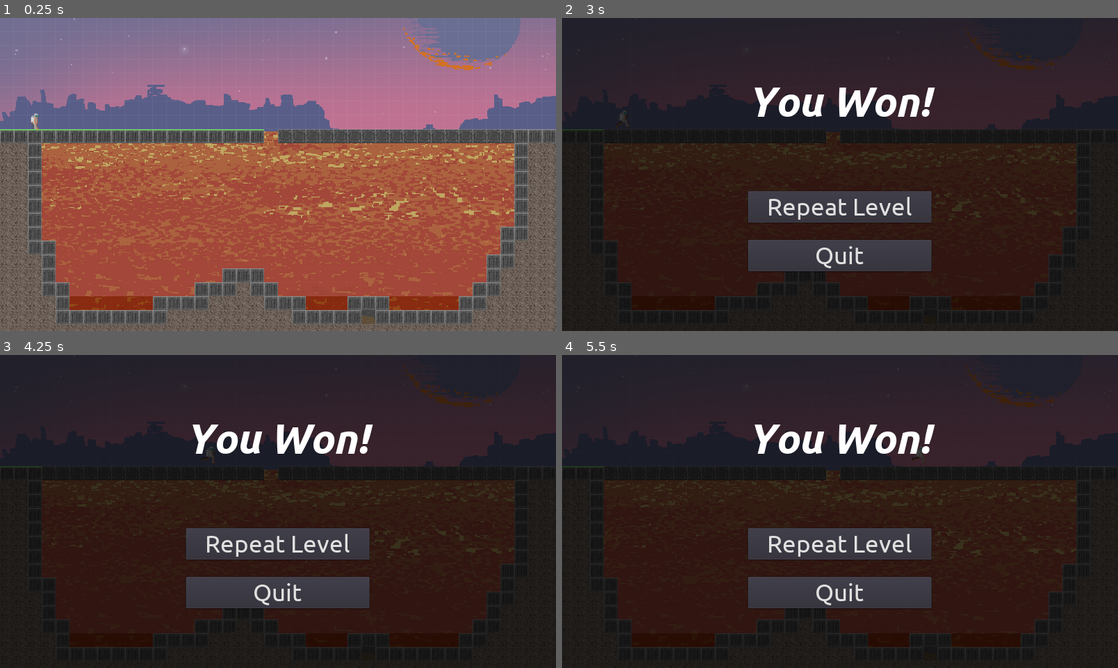
Above: before the commit, frames 1-4 (two rows, left to right).
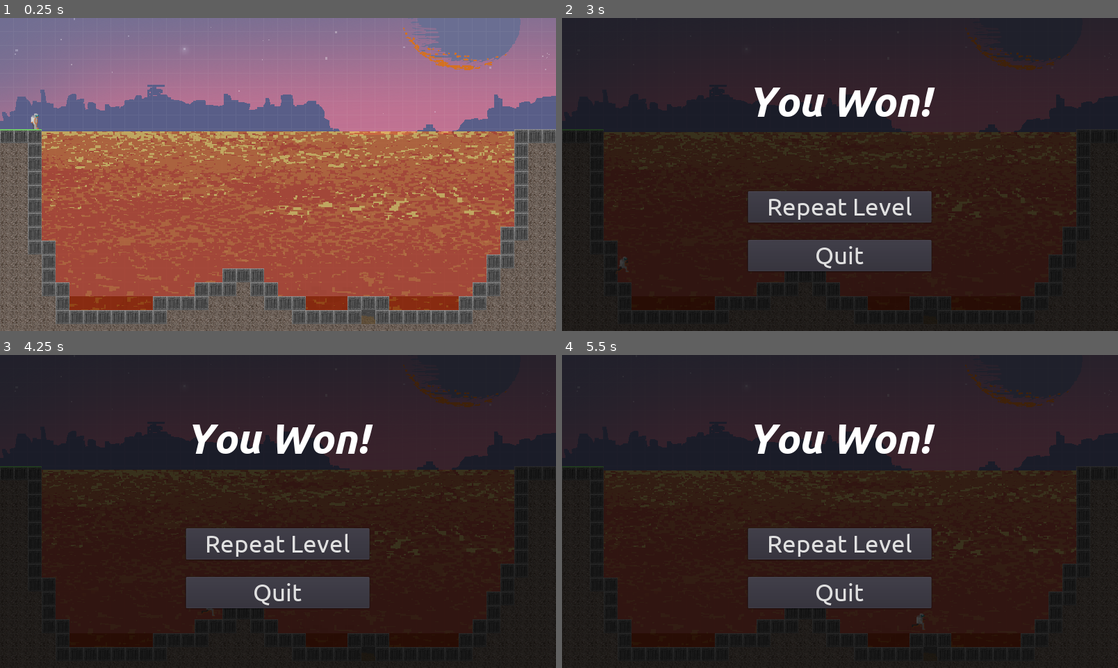
Above: after the commit, the same moments.

Repository: jtuttle/bridger
Game: Godot game, scene res://objects/levels/game/game.tscn
Two runs of this game, one before a commit and one after it. Both use one fixed random seed, a clock stepped at 60 frames per second and the inputs below.
Inputs:
- Up to frame 1 (0.25 s): no input
- Up to frame 2 (3 s): hold Escape (bring_up_ui) 0.53-1.25 s; hold Space (drop_piece) 0.53-1.25 s; click "Repeat Level" at 1.25 s; tap Up (rotate_clockwise) at 2.1 s; tap Enter at 2.75 s; hold Escape (bring_up_ui) from 2.78 s (still down); hold Down (rotate_counter_clockwise) from 2.78 s (still down)
- Up to frame 3 (4.25 s): keep holding Escape (bring_up_ui); release Down (rotate_counter_clockwise) at 3.53 s; tap Space (drop_piece) at 3.6 s
- Up to frame 4 (5.5 s): release Escape (bring_up_ui) at 4.28 s; hold Up (rotate_clockwise) 4.28-5.03 s; tap Space (drop_piece) at 5 s; tap Down (rotate_counter_clockwise) at 5.1 s

The runs differ from the first frame. In frame 1, 3.7% of the frame differs, in the area x 7-93%, y 35-40%; in frame 2, 2.8%; in frame 3, 2.6%; in frame 4, 2.5%.

Commit message:
Remove debug level and hard-coded T shapes

Diff:
--- a/objects/levels/game/game.tscn
+++ b/objects/levels/game/game.tscn
@@ -1,8 +1,8 @@
 [gd_scene load_steps=5 format=2]
 
-[ext_resource path="res://objects/levels/level_1/level_1.tscn" type="PackedScene" id=1]
-[ext_resource path="res://objects/UI/lose_screen/lose_screen.tscn" type="PackedScene" id=2]
-[ext_resource path="res://objects/UI/win_screen/win_screen.tscn" type="PackedScene" id=3]
+[ext_resource path="res://objects/UI/win_screen/win_screen.tscn" type="PackedScene" id=1]
+[ext_resource path="res://objects/levels/level_1/level_1.tscn" type="PackedScene" id=2]
+[ext_resource path="res://objects/UI/lose_screen/lose_screen.tscn" type="PackedScene" id=3]
 [ext_resource path="res://objects/levels/level_controller.gd" type="Script" id=4]
 
 [node name="game" type="Node2D"]
--- a/objects/levels/level_1/level_1.tscn
+++ b/objects/levels/level_1/level_1.tscn
@@ -30,15 +30,15 @@
 texture = ExtResource( 2 )
 centered = false
 
-[node name="tile_map" type="TileMap" parent="."]
+[node name="tile_map_DEBUG" type="TileMap" parent="."]
+visible = false
 tile_set = ExtResource( 1 )
 cell_size = Vector2( 24, 24 )
 cell_custom_transform = Transform2D( 0, 0, 0, 64, 0, 0 )
 format = 1
 tile_data = PoolIntArray( 524288, 5, 0, 524289, 5, 0, 524290, 5, 0, 524291, 4, 0, 524292, 4, 0, 524293, 4, 0, 524294, 4 …(3335 unchanged characters)…
 
-[node name="tile_map_DEBUG" type="TileMap" parent="."]
-visible = false
+[node name="tile_map" type="TileMap" parent="."]
 tile_set = ExtResource( 1 )
 cell_size = Vector2( 24, 24 )
 cell_custom_transform = Transform2D( 0, 0, 0, 64, 0, 0 )
--- a/objects/shapes/shape_factory.gd
+++ b/objects/shapes/shape_factory.gd
@@ -9,5 +9,4 @@
 var _shapes = [I, O, T, S, Z, J, L]
 
 func next_shape():
-	return T.new()
-	#return _shapes[randi() % _shapes.size()].new()
+	return _shapes[randi() % _shapes.size()].new()
Not shown: 2 places in objects/levels/game/game.tscn that only renumber resources
